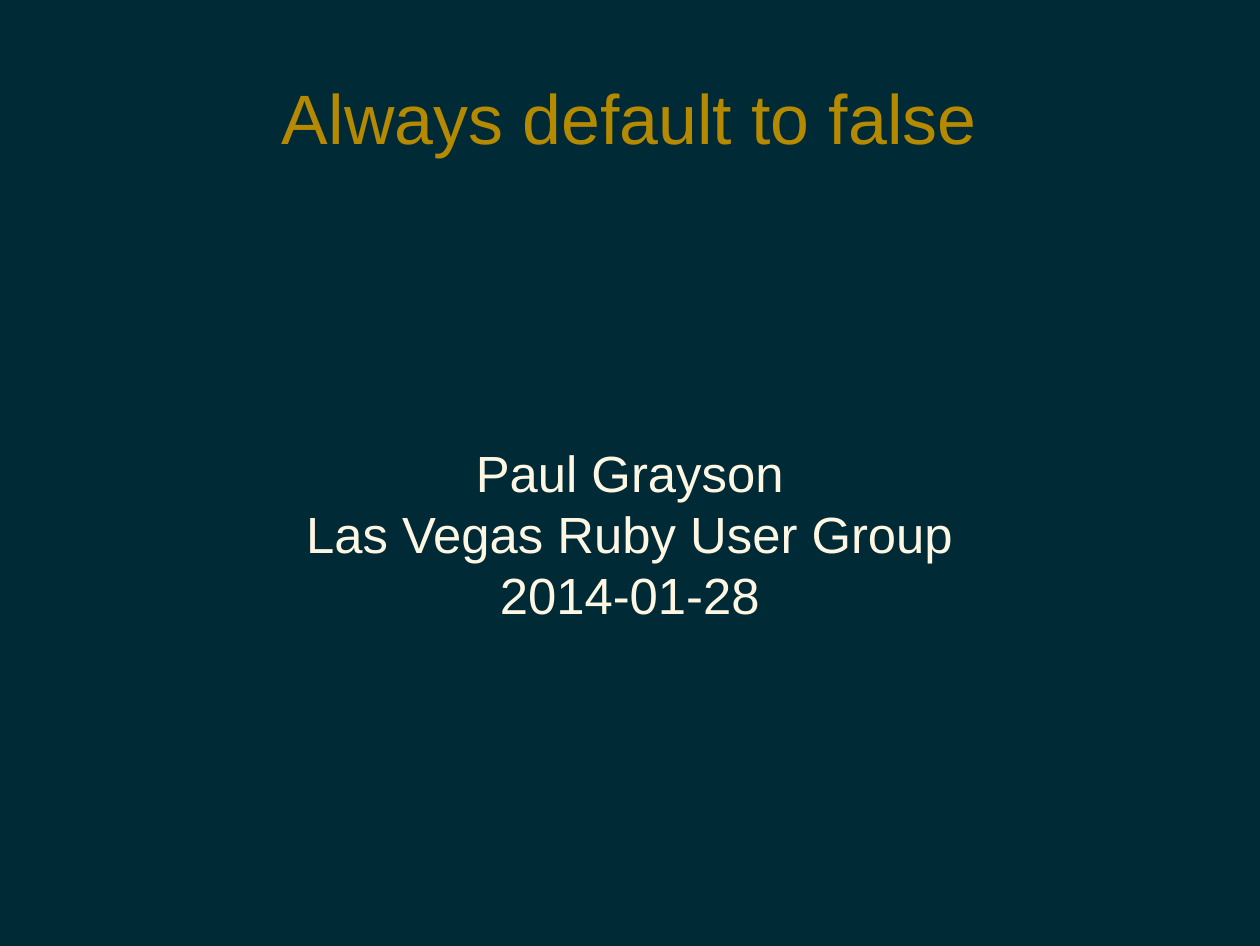
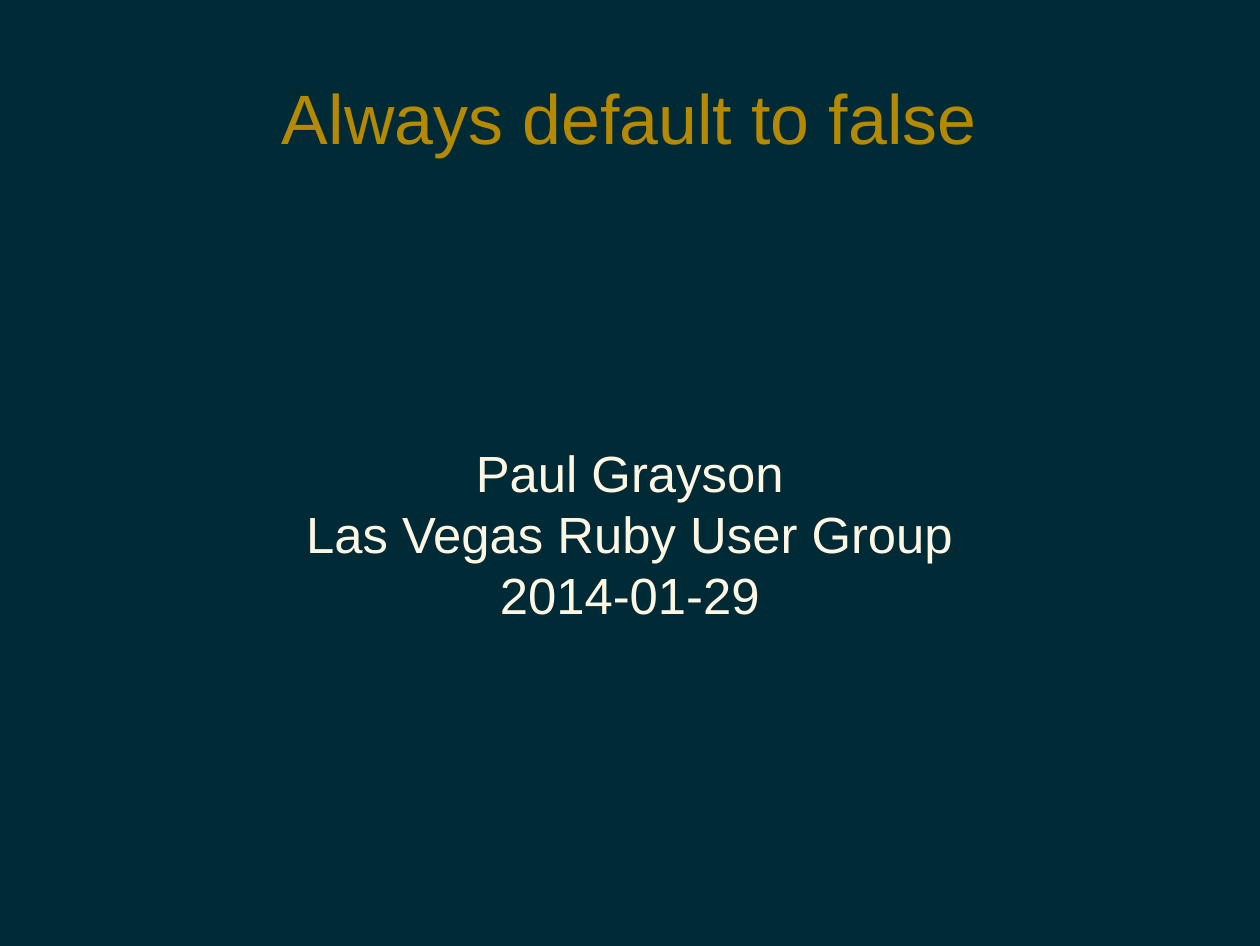
Before and after one commit to pdg137/always-default-to-false, a slide deck: slide 1 of always-default-to-false.odp. Drawn at 1260x946 pixels with LibreOffice and Linux fonts; fonts in the diff are those of the drawing. Boxes give left, top, right and bottom in pixels: in the first picture for what was removed or moved away, otherwise in the second. Text is boxed around its words. In the diff, an @@ line names an element or a change of style, - is before the commit and + after.

```diff
--- a/always-default-to-false.odp
+++ b/always-default-to-false.odp
@@ subtitle at box(500, 578, 760, 615): text changed @@
-2014-01-28
+2014-01-29
```
Also in this commit, not shown: 3 other slides changed, 1 slide added.
